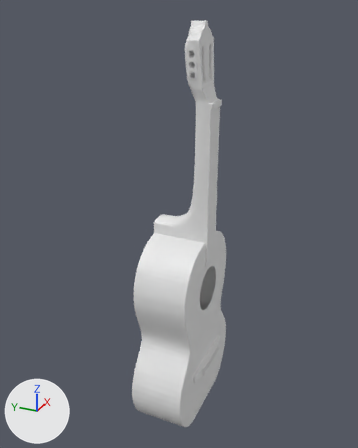
A saved change to the Blender file Guitar/Guitar.blend.
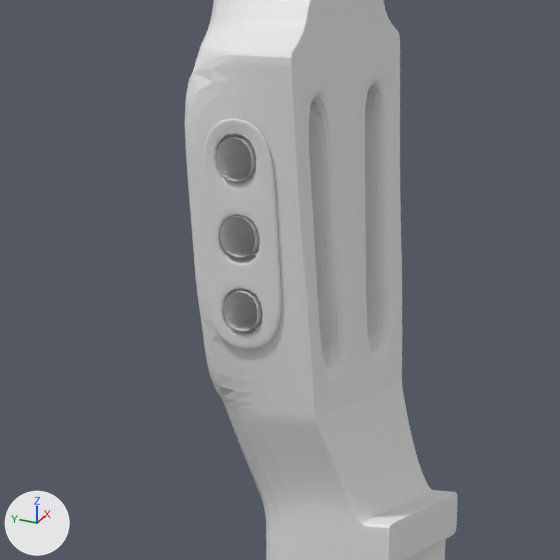
Each version appears first whole from a 50 mm lens placed at (-7.4, -2.73, 7.77), pointed at (0.05, 0.62, 4.05), and next in a close-up on the part from 45% to 66% of the width and 7% to 24% of the height. Lighting does not change. The marker at lower left points along +X, +Y and +Z.
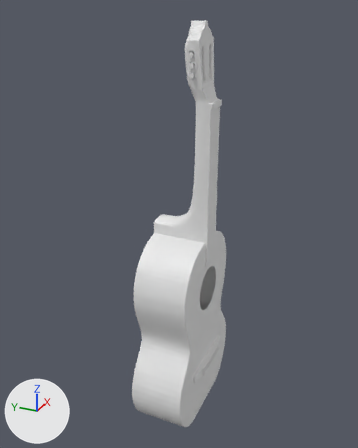
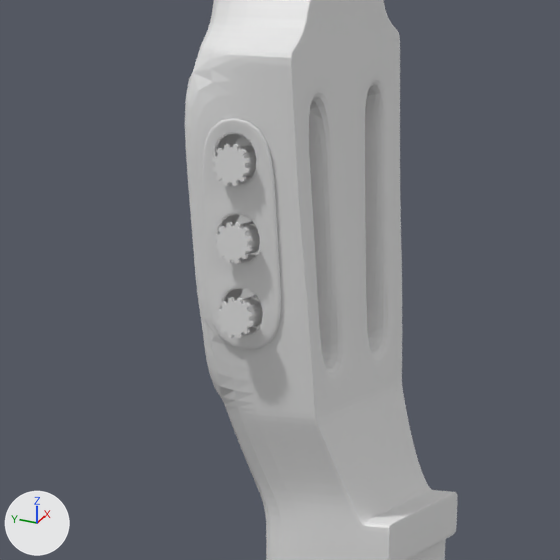
Commit message: Creating gears for the engine

Changed parts and their boxes (x1, y1, x2, y2) in the close-ups (560 x 560 px; the box of a moved part takes in the faces that stretch with it):
'Upper_gear', added
    after: (212, 144, 251, 186)
'Middle_gear', added
    after: (214, 222, 253, 264)
'Bottom_gear', added
    after: (216, 297, 254, 338)
part 1 of me_cylinder, moved or reshaped
    before: (220, 215, 260, 257)
    after: (241, 221, 260, 254)
part 2 of me_cylinder, moved or reshaped
    before: (223, 289, 263, 331)
    after: (242, 295, 263, 329)
part 3 of me_cylinder, moved or reshaped
    before: (216, 136, 256, 181)
    after: (238, 145, 256, 178)

The edits, one by one:
me_cylinder has 781 vertices, 698 faces and spans x -1.29..0.0, y -2.86..4.46, z -1.0..0.12.
me_cylinder is used by ob_cylinder; location (0.0, 0.0, 3.0); rotation (1.571, 0.0, 0.0), in degrees (90, 0, 0).
me_cylinder part 1: the loose piece of 8 vertices spanning x -0.3..-0.07, y 3.82..3.9, z -0.3..-0.21 is scaled about its middle by (1.08, 0.736, 0.736), then moved by (-0.01, -0.01, 0.0).
me_cylinder part 2: the loose piece of 8 vertices spanning x -0.29..-0.06, y 3.67..3.76, z -0.29..-0.21 is scaled about its middle by (1.1, 0.736, 0.736), then moved by (-0.01, -0.01, 0.0).
me_cylinder part 3: the loose piece of 8 vertices spanning x -0.31..-0.08, y 3.96..4.05, z -0.3..-0.21 is scaled about its middle by (1.04, 0.736, 0.736), then moved by (0.0, -0.01, 0.0).
Mesh me_gear_001 is new.
It has 336 vertices, 290 faces and spans x -1.09..1.09, y -1.09..1.09, z -0.2..0.2.
Object 'Middle_gear' (ob_middle_gear) is new; it shows me_gear_001.
Its parent is ob_upper_gear.
Its matrix parent inverse is Matrix(((-0.0000458, 0.0, -27.44, 192.0), (0.0, 27.44, 0.0, -7.091), (36.02, 0.0, 0.0, 11.54), (0.0, 0.0, 0.0, 1.0))).
Its location is (-0.317, 0.253, 6.85).
Its rotation in degrees is (0, 90, 0).
Its scale is (0.0364, 0.0364, 0.0278).
It gains a MIRROR modifier named 'Mirror'.
Modifier setting: mirror_object = ob_cylinder.
Object 'Upper_gear' (ob_upper_gear) is new; it shows a copy of me_gear_001.
Its parent is ob_cylinder.
Its matrix parent inverse is Matrix(((1.0, 0.0, 0.0, 0.0), (0.0, 0.0, 1.0, -3.0), (0.0, -1.0, 0.0, 0.0), (0.0, 0.0, 0.0, 1.0))).
Its location is (-0.32, 0.258, 6.999).
Its rotation in degrees is (0, 90, 0).
Its scale is (0.0364, 0.0364, 0.0278).
It gains a MIRROR modifier named 'Mirror'.
Modifier setting: mirror_object = ob_cylinder.
Object 'Bottom_gear' (ob_bottom_gear) is new; it shows a copy of me_gear_001.
Its parent is ob_upper_gear.
Its matrix parent inverse is Matrix(((-0.0000458, 0.0, -27.44, 192.0), (0.0, 27.44, 0.0, -7.091), (36.02, 0.0, 0.0, 11.54), (0.0, 0.0, 0.0, 1.0))).
Its location is (-0.316, 0.248, 6.704).
Its rotation in degrees is (0, 90, 0).
Its scale is (0.0364, 0.0364, 0.0278).
It gains a MIRROR modifier named 'Mirror'.
Modifier setting: mirror_object = ob_cylinder.
